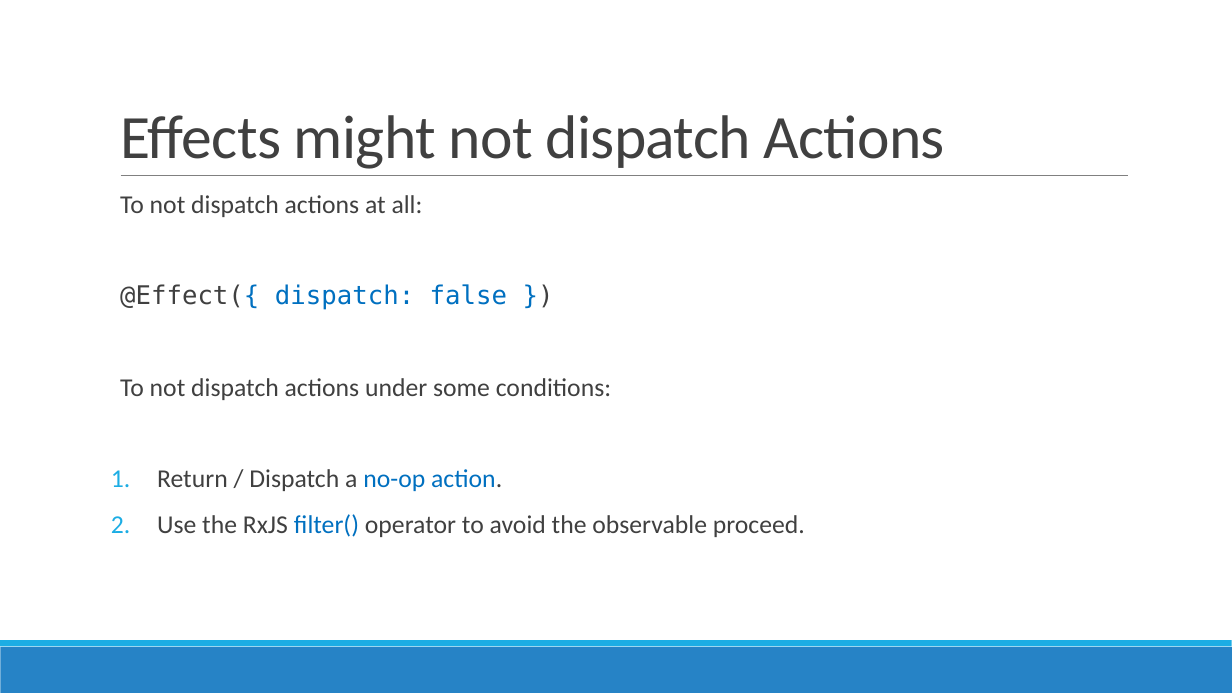
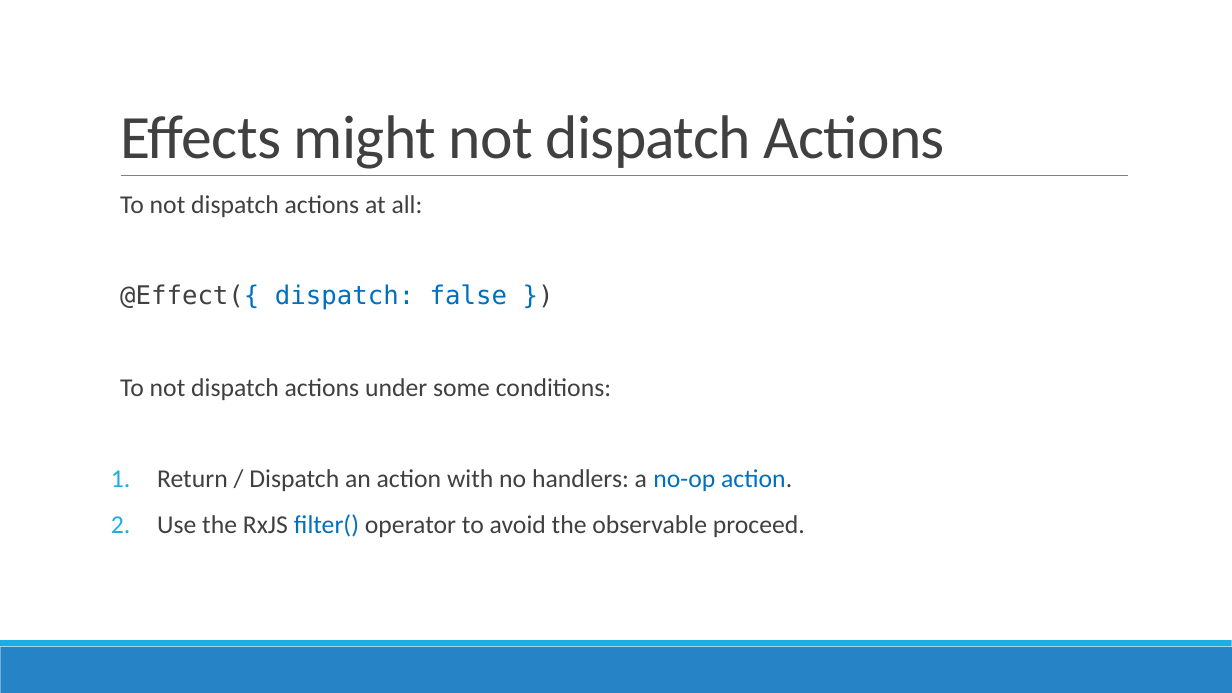
Before and after one commit to AGiorgetti/ngrx101, a slide deck: slide 27 of ReactiveProgramming_ngrx.pptx. Drawn at 1232x693 pixels with LibreOffice and Linux fonts; fonts in the diff are those of the drawing. Boxes give left, top, right and bottom in pixels: in the first picture for what was removed or moved away, otherwise in the second. Text is boxed around its words. In the diff, an @@ line names an element or a change of style, - is before the commit and + after.

```diff
--- a/ReactiveProgramming_ngrx.pptx
+++ b/ReactiveProgramming_ngrx.pptx
@@ text at (x1=157, y1=469, x2=792, y2=491): text changed @@
-1. Return / Dispatch a no-op action.
+1. Return / Dispatch an action with no handlers: a no-op action.
```
Also in this commit, not shown: 5 other slides changed.
